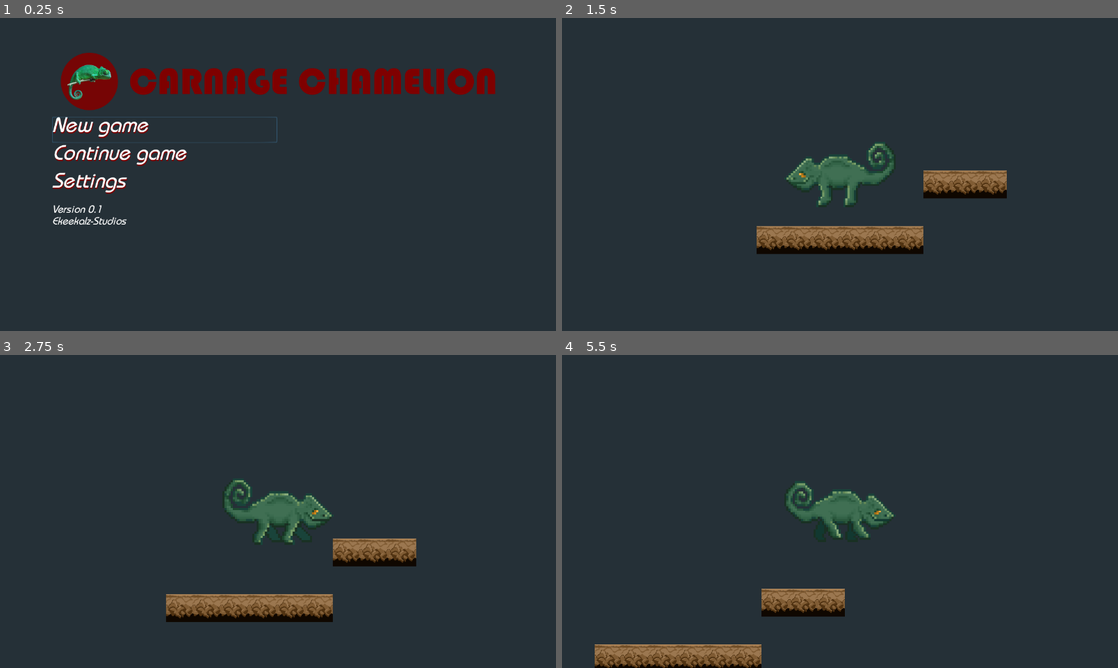
Above: before the commit, frames 1-4 (two rows, left to right).
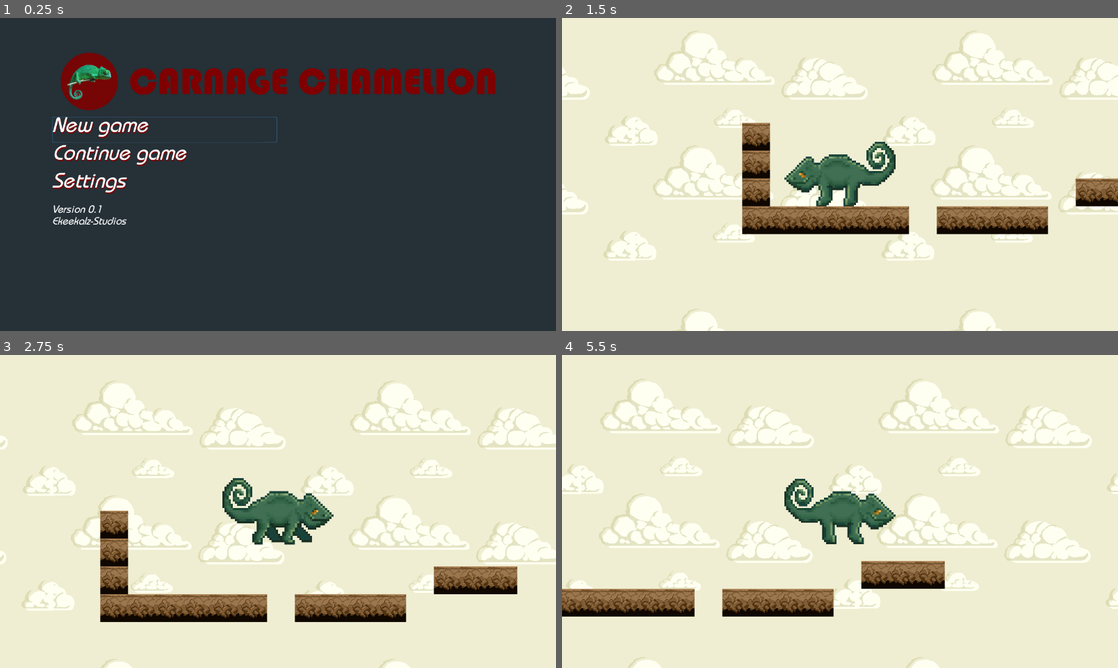
Above: after the commit, the same moments.

Repository: Jacalz/super-chameleon
Game: Godot game, scene res://TitleScreen/TitleScreen.tscn
The game is run twice, just before and just after one commit, with the same random seed, the same clock (stepped at 60 frames per second) and the same inputs.
Inputs:
- Up to frame 1 (0.25 s): no input
- Up to frame 2 (1.5 s): click "New game" at 0.5 s; click "Play desert level" at 1.25 s
- Up to frame 3 (2.75 s): hold Right (ui_right) from 2.03 s (still down); tap Up (ui_up) at 2.27 s
- Up to frame 4 (5.5 s): tap Up (ui_up) at 3.02, 4.52, 5.27 s; release Right (ui_right) at 3.53 s; hold Left (ui_left) 3.53-4.28 s; hold Right (ui_right) from 4.28 s (still down)

The runs differ from the first frame. In frame 2, 98% of the frame differs, in the area x 0-100%, y 0-100%; in frame 3, 96%; in frame 4, 98%.

Commit message:
Get some parallax scrolling working

Diff:
--- a/Enteties/Chameleon/Chamelion.tscn
+++ b/Enteties/Chameleon/Chamelion.tscn
@@ -8,14 +8,14 @@
 [sub_resource type="SpriteFrames" id=1]
 animations = [ {
 "frames": [ ExtResource( 2 ) ],
-"loop": true,
+"loop": false,
 "name": "Idle",
 "speed": 6.0
 }, {
 "frames": [ ExtResource( 2 ), ExtResource( 3 ), ExtResource( 4 ) ],
 "loop": true,
 "name": "Walk",
-"speed": 6.0
+"speed": 7.0
 } ]
 
 [sub_resource type="RectangleShape2D" id=2]
@@ -48,14 +48,8 @@
 [node name="CollisionShape2D" type="CollisionShape2D" parent="."]
 shape = SubResource( 2 )
 
+[node name="AnimationPlayer" type="AnimationPlayer" parent="."]
+anims/Transparent = SubResource( 3 )
+
 [node name="Camera2D" type="Camera2D" parent="."]
 current = true
-
-[node name="ParallaxBackground" type="ParallaxBackground" parent="Camera2D"]
-
-[node name="ParallaxLayer" type="ParallaxLayer" parent="Camera2D/ParallaxBackground"]
-
-[node name="Background" type="Sprite" parent="Camera2D/ParallaxBackground/ParallaxLayer"]
-
-[node name="AnimationPlayer" type="AnimationPlayer" parent="."]
-anims/Transparent = SubResource( 3 )
--- a/Levels/Desert/Desert1.tscn
+++ b/Levels/Desert/Desert1.tscn
@@ -1,12 +1,13 @@
-[gd_scene load_steps=5 format=2]
+[gd_scene load_steps=6 format=2]
 
 [ext_resource path="res://Enteties/Chameleon/Chamelion.tscn" type="PackedScene" id=1]
 [ext_resource path="res://Tiles/sandblock-top.png" type="Texture" id=2]
+[ext_resource path="res://Levels/Desert/Background/desert-clouds.png" type="Texture" id=3]
 
-[sub_resource type="ConvexPolygonShape2D" id=2]
+[sub_resource type="ConvexPolygonShape2D" id=1]
 points = PoolVector2Array( 64, 64, 0, 64, 0, 0, 64, 0 )
 
-[sub_resource type="TileSet" id=1]
+[sub_resource type="TileSet" id=2]
 0/name = "sandblock-top.png 0"
 0/texture = ExtResource( 2 )
 0/tex_offset = Vector2( 0, 0 )
@@ -32,11 +33,25 @@
 [node name="Desert1" type="Node2D"]
 
 [node name="Chamelion" parent="." instance=ExtResource( 1 )]
+position = Vector2( 224.643, 46.25 )
 
 [node name="TileMap" type="TileMap" parent="."]
-tile_set = SubResource( 1 )
+tile_set = SubResource( 2 )
 format = 1
-tile_data = PoolIntArray( 3, 0, 0, 4, 0, 0, 5, 0, 0, 196605, 0, 0, 196606, 0, 0, 196607, 0, 0, 131072, 0, 0, 131073, 0, 0, 131074, 0, 0 )
+tile_data = PoolIntArray( -65536, 0, 0, 0, 0, 0, 65536, 0, 0, 65548, 0, 0, 65549, 0, 0, 65550, 0, 0, 131072, 0, 0, 131073, 0, 0, 131074, 0, 0, 131075, 0, 0, 131076, 0, 0, 131077, 0, 0, 131079, 0, 0, 131080, 0, 0, 131081, 0, 0, 131082, 0, 0 )
 __meta__ = {
 "_edit_lock_": true
 }
+
+[node name="ParallaxBackground" type="ParallaxBackground" parent="."]
+
+[node name="Clouds" type="ParallaxLayer" parent="ParallaxBackground"]
+motion_scale = Vector2( 0.25, 0.25 )
+motion_mirroring = Vector2( 1920, 1280 )
+
+[node name="Sprite" type="Sprite" parent="ParallaxBackground/Clouds"]
+texture = ExtResource( 3 )
+centered = false
+offset = Vector2( -415, -400 )
+region_enabled = true
+region_rect = Rect2( 0, 0, 1920, 1280 )
--- a/project.godot
+++ b/project.godot
@@ -63,6 +63,7 @@
 
 [rendering]
 
+quality/2d/use_pixel_snap=true
 threads/thread_model=2
 environment/default_clear_color=Color( 0.14902, 0.192157, 0.219608, 1 )
 environment/default_environment="res://default_env.tres"
Binary file added: Levels/Desert/Background/desert-clouds.png
Not shown, added: Levels/Desert/Background/desert-clouds.png.import
Not shown: 1 places in Levels/Desert/Desert1.tscn that only renumber resources
